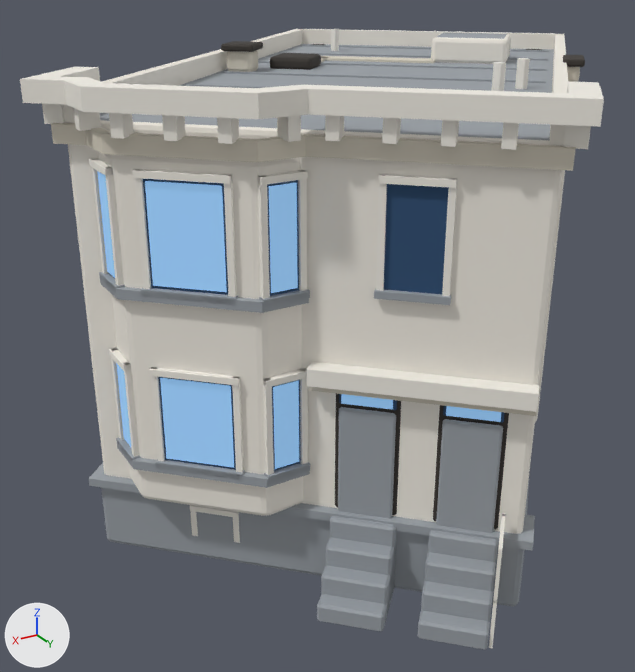
The glTF model artifacts/248-ritch/optimize/input/248-ritch.glb, before and after one commit.
One viewpoint serves both versions: a 50 mm lens placed at (11.11, 15.97, 10.27), pointed at (1.56, 0.06, 2.31). The axes (+X, +Y, +Z) are drawn at lower left. The lights are the same throughout. The older version comes first.

Names of what the first picture shows: 'basement', 'bay', 'bay_glow0', 'bay_glow1', 'bay_glow2', 'bay_glow3', 'bay_glow4', 'bay_glow5', 'body', 'cornice_crown', 'cornice_dentil', 'door0', 'door1', 'hood', 'transom_glow0', 'transom_glow1', 'upperwin_glass', 'water_table' and 82 more.
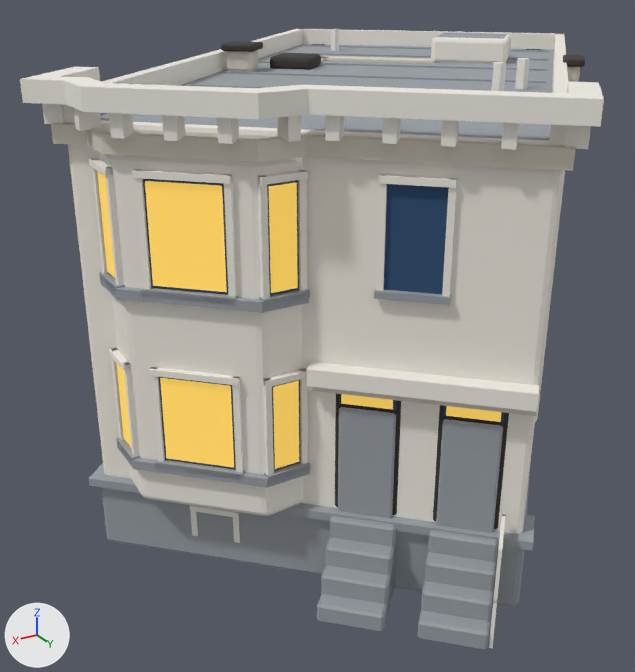
Diff of the bpy script that builds the scene:
```diff
--- a/artifacts/248-ritch/optimize/input/248-ritch.glb.py
+++ b/artifacts/248-ritch/optimize/input/248-ritch.glb.py
@@ me_bay_glow0 @@
 me_bay_glow0.from_pydata(...)  # 4 vertices, 2 faces; spans x 7.02, y 2.46..2.93, z 2.42..3.95
-me_bay_glow0.materials.append(mat_toy_glassl_glow)  # blue #6f95b8, glowing blue #6f95b8
+me_bay_glow0.materials.append(mat_toy_gold_glow)  # yellow #caa64a, glowing yellow #caa64a
@@ me_bay_glow1 @@
 me_bay_glow1.from_pydata(...)  # 4 vertices, 2 faces; spans x 5.77..6.63, y 3.49..4.36, z 2.42..3.95
-me_bay_glow1.materials.append(mat_toy_glassl_glow)  # blue #6f95b8, glowing blue #6f95b8
+me_bay_glow1.materials.append(mat_toy_gold_glow)  # yellow #caa64a, glowing yellow #caa64a
@@ me_bay_glow2 @@
 me_bay_glow2.from_pydata(...)  # 4 vertices, 2 faces; spans x 4.74..5.21, y 4.75, z 2.42..3.95
-me_bay_glow2.materials.append(mat_toy_glassl_glow)  # blue #6f95b8, glowing blue #6f95b8
+me_bay_glow2.materials.append(mat_toy_gold_glow)  # yellow #caa64a, glowing yellow #caa64a
@@ me_bay_glow3 @@
 me_bay_glow3.from_pydata(...)  # 4 vertices, 2 faces; spans x 7.02, y 2.46..2.93, z 5.55..7.21
-me_bay_glow3.materials.append(mat_toy_glassl_glow)  # blue #6f95b8, glowing blue #6f95b8
+me_bay_glow3.materials.append(mat_toy_gold_glow)  # yellow #caa64a, glowing yellow #caa64a
@@ me_bay_glow4 @@
 me_bay_glow4.from_pydata(...)  # 4 vertices, 2 faces; spans x 5.77..6.63, y 3.49..4.36, z 5.55..7.21
-me_bay_glow4.materials.append(mat_toy_glassl_glow)  # blue #6f95b8, glowing blue #6f95b8
+me_bay_glow4.materials.append(mat_toy_gold_glow)  # yellow #caa64a, glowing yellow #caa64a
@@ me_bay_glow5 @@
 me_bay_glow5.from_pydata(...)  # 4 vertices, 2 faces; spans x 4.74..5.21, y 4.75, z 5.55..7.21
-me_bay_glow5.materials.append(mat_toy_glassl_glow)  # blue #6f95b8, glowing blue #6f95b8
+me_bay_glow5.materials.append(mat_toy_gold_glow)  # yellow #caa64a, glowing yellow #caa64a
@@ me_transom_glow0 @@
 me_transom_glow0.from_pydata(...)  # 4 vertices, 2 faces; spans x 3.616..4.216, y 5.228..5.829, z 3.6..3.89
-me_transom_glow0.materials.append(mat_toy_glassl_glow)  # blue #6f95b8, glowing blue #6f95b8
+me_transom_glow0.materials.append(mat_toy_gold_glow)  # yellow #caa64a, glowing yellow #caa64a
@@ me_transom_glow1 @@
 me_transom_glow1.from_pydata(...)  # 4 vertices, 2 faces; spans x 2.415..3.015, y 6.431..7.033, z 3.6..3.89
-me_transom_glow1.materials.append(mat_toy_glassl_glow)  # blue #6f95b8, glowing blue #6f95b8
+me_transom_glow1.materials.append(mat_toy_gold_glow)  # yellow #caa64a, glowing yellow #caa64a
```

Location of each change, (x1, y1, x2, y2) in pixels of the pictures (635 x 672 px):
'bay_glow4', recoloured (blue to yellow)
    both: (145, 181, 227, 292)
'bay_glow1', recoloured (blue to yellow)
    both: (160, 378, 234, 468)
'bay_glow5', recoloured (blue to yellow)
    both: (269, 183, 298, 293)
'bay_glow2', recoloured (blue to yellow)
    both: (273, 380, 299, 469)
'bay_glow3', recoloured (blue to yellow)
    both: (97, 171, 115, 278)
'transom_glow1', recoloured (blue to yellow)
    both: (446, 406, 501, 422)
'bay_glow0', recoloured (blue to yellow)
    both: (116, 363, 131, 447)
'transom_glow0', recoloured (blue to yellow)
    both: (341, 394, 393, 409)
